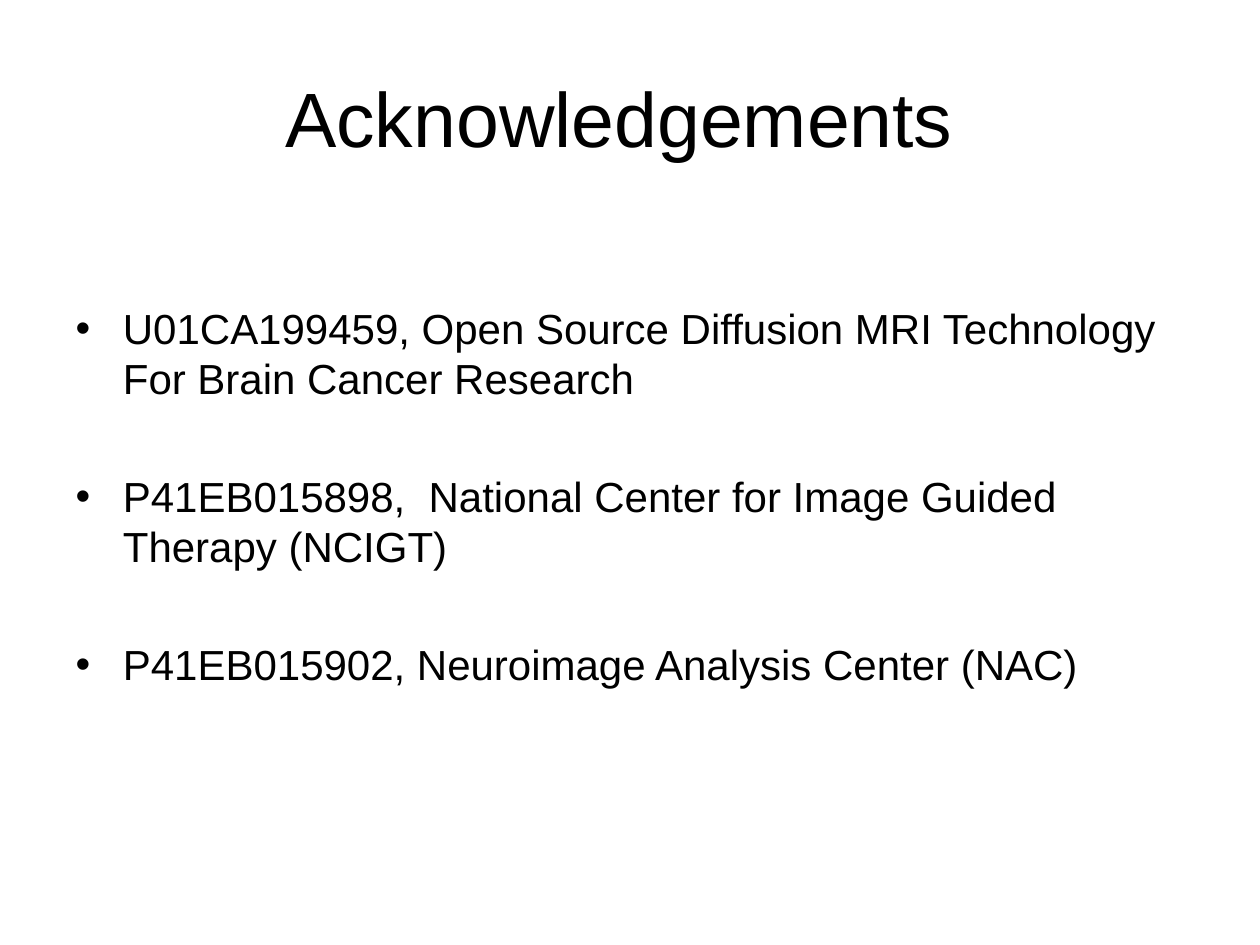
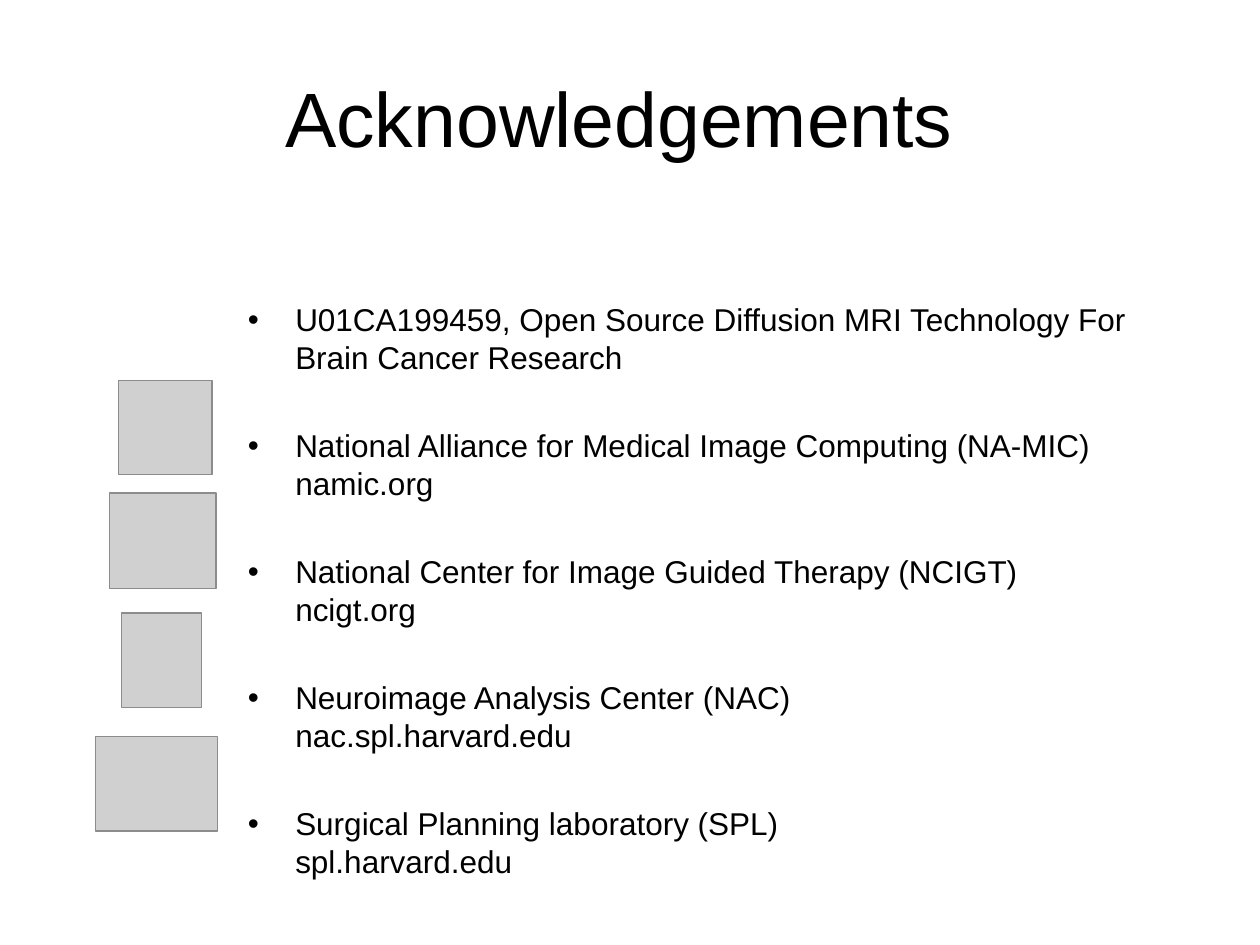
Before and after one commit to kellygwang/SlicerDMRI, a slide deck: slide 10 of docs/tutorials/DWIConverterTutorial.pptx. Drawn at 1260x945 pixels with LibreOffice and Linux fonts; fonts in the diff are those of the drawing; grey boxes stand for pictures. Boxes give left, top, right and bottom in pixels: in the first picture for what was removed or moved away, otherwise in the second. Text is boxed around its words. In the diff, an @@ line names an element or a change of style, - is before the commit and + after.

```diff
--- a/docs/tutorials/DWIConverterTutorial.pptx
+++ b/docs/tutorials/DWIConverterTutorial.pptx
@@ text "U01CA199459, Open Source Diffusion MRI ...": place and size @@
-text "U01CA199459, Open Source Diffusion MRI ..." at <box>123,313,1156,688</box>
+text "U01CA199459, Open Source Diffusion MRI ..." at <box>295,308,1125,841</box>
@@ text at <box>295,308,1125,370</box>: size 24 to 18 pt in "U01CA199459, Open Source Diffusion MRI Technology For ..."; less space between paragraphs @@
@@ picture added at <box>118,381,212,475</box> @@
@@ text at <box>295,434,1090,841</box>: text changed; size 24 to 18 pt @@
-• P41EB015898, National Center for Image Guided Therapy (NCIGT)
-• P41EB015902, Neuroimage Analysis Center (NAC)
+• National Alliance for Medical Image Computing (NA-MIC)
+  namic.org
+• National Center for Image Guided Therapy (NCIGT)
+  ncigt.org
+• Neuroimage Analysis Center (NAC)
+  nac.spl.harvard.edu
+• Surgical Planning laboratory (SPL)
+  spl.harvard.edu
@@ picture added at <box>110,493,215,588</box> @@
@@ picture added at <box>122,614,202,708</box> @@
@@ picture added at <box>96,737,218,832</box> @@
```
Also in this commit, not shown: 7 other slides changed, 1 other file.
